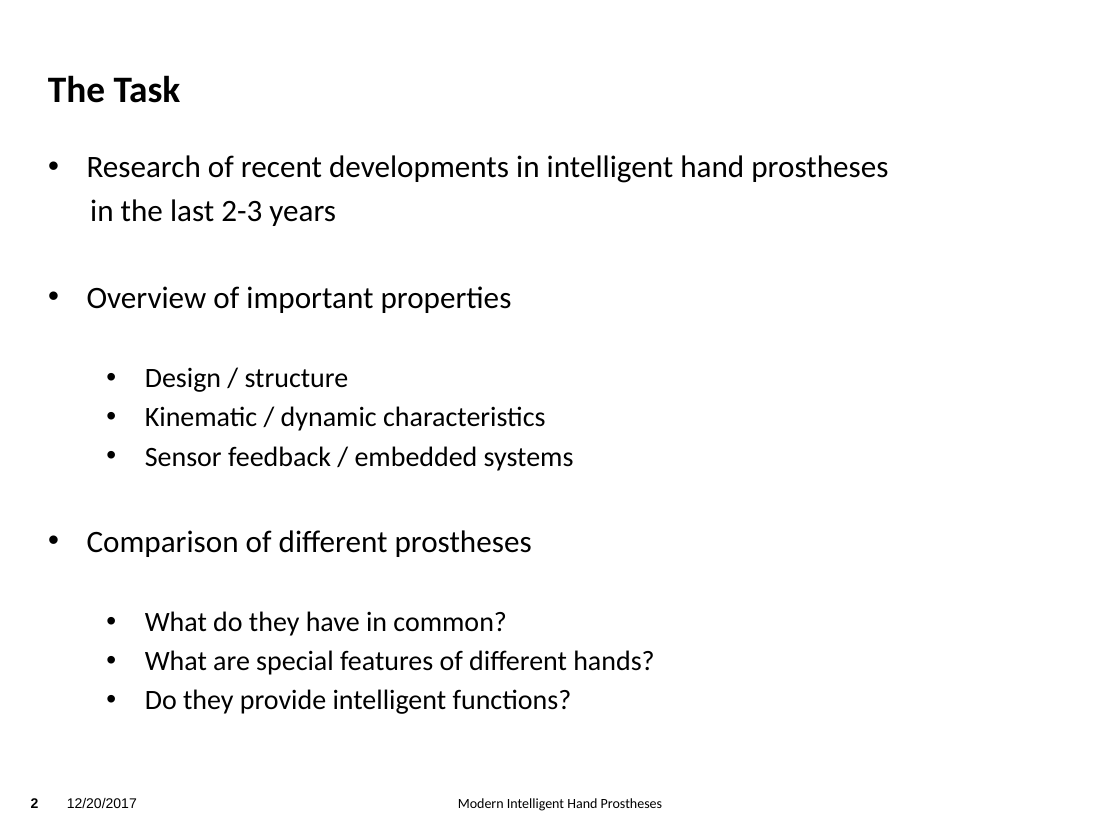
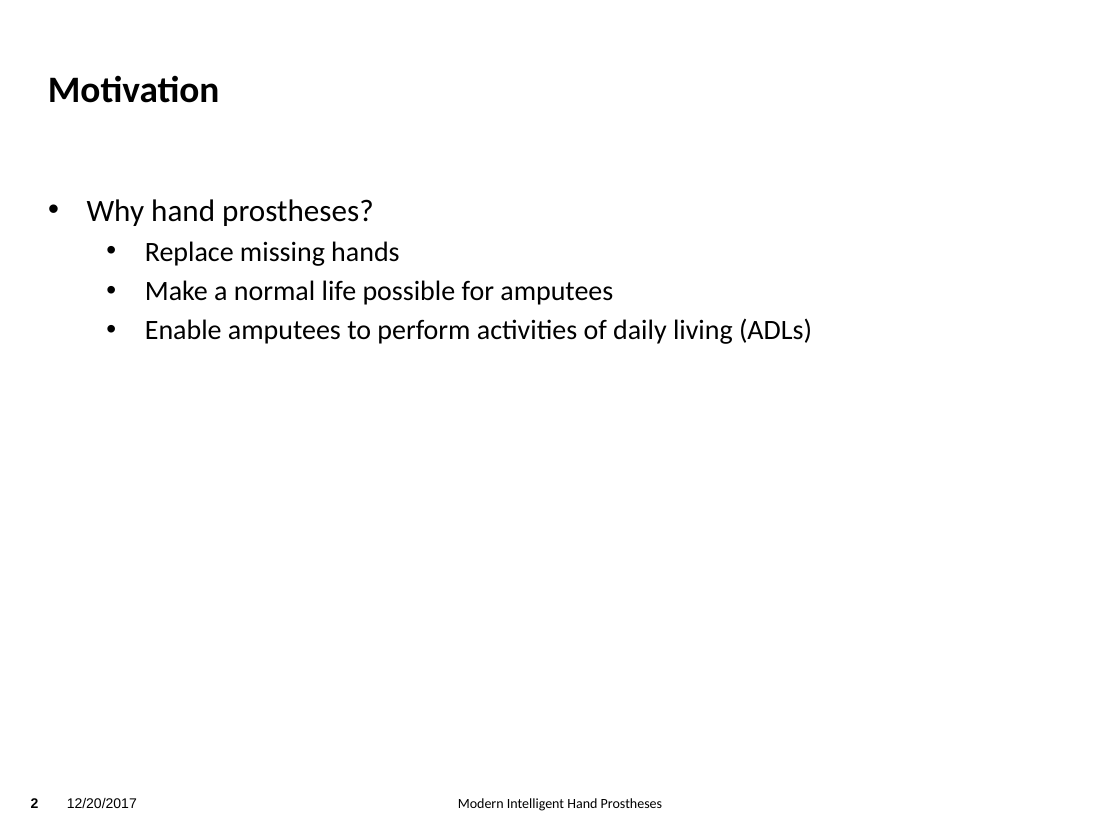
Before and after one commit to TsStocker/HumanoideRobotik, a slide deck: slide 2 of Vortrag/Vortrag.pptx. Drawn at 1120x840 pixels with LibreOffice and Linux fonts; fonts in the diff are those of the drawing; background and template pictures are left out. Boxes give left, top, right and bottom in pixels: in the first picture for what was removed or moved away, otherwise in the second. Text is boxed around its words. In the diff, an @@ line names an element or a change of style, - is before the commit and + after.

Commit message:
added presentation

```diff
--- a/Vortrag/Vortrag.pptx
+++ b/Vortrag/Vortrag.pptx
@@ title at bbox=[48, 75, 220, 103]: text changed @@
-The Task
+Motivation
@@ text at bbox=[87, 199, 812, 344]: text changed @@
-• Research of recent developments in intelligent hand prostheses
-in the last 2-3 years
-• Overview of important properties
-  • Design / structure
-  • Kinematic / dynamic characteristics
-  • Sensor feedback / embedded systems
-• Comparison of different prostheses
-  • What do they have in common?
-  • What are special features of different hands?
-  • Do they provide intelligent functions?
+• Why hand prostheses?
+  • Replace missing hands
+  • Make a normal life possible for amputees
+  • Enable amputees to perform activities of daily living (ADLs)
```
Also in this commit, not shown: 2 slides added, 3 slides removed, 1 other file.
